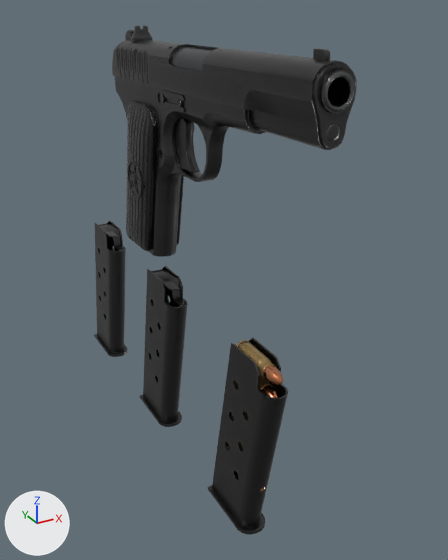
An edit to the glTF model public/models/tt-33.glb, drawn before and after from the same camera.
Both versions are drawn from a 50 mm camera at (-0.136, -0.268, 0.076) aimed at (0.026, 0.027, -0.072). Lighting does not change. The marker at lower left points along +X, +Y and +Z. The picture after the commit comes second. Where no turn or scale is listed for an object, it has been applied to the vertices. Vertices at exactly the same position are counted once.
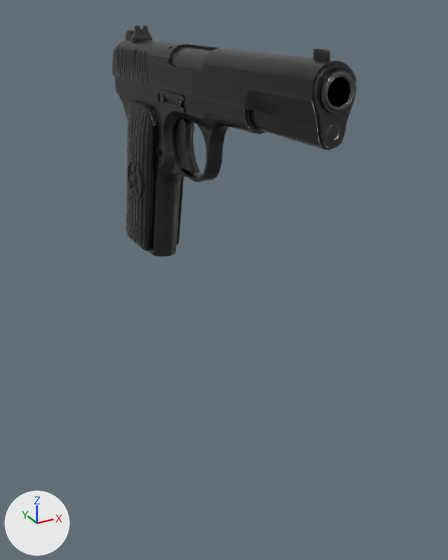
Where the newer file only moved an object's origin or applied its transform, the numbers keep the older frame.

Changed parts and their boxes (x1, y1, x2, y2) in the pictures (448 x 560 px):
'Object_2', reshaped (8% narrower, 55% shorter): before (94, 30, 355, 535); after (115, 30, 355, 257)
part 1 of me_object_0, deleted: before (94, 221, 288, 535)

Diff of the bpy script that builds the scene:
```diff
--- a/public/models/tt-33.glb.py
+++ b/public/models/tt-33.glb.py
@@ me_object_0 @@
 # used by ob_object_2; location = (0.0005, 0.0464, -0.0612)
-me_object_0.from_pydata(...)  # 5885 vertices, 11663 faces; spans x -0.014..0.014, y -0.147..0.147, z -0.125..0.125
+me_object_0.from_pydata(...)  # 2329 vertices, 4472 faces; spans x -0.014..0.014, y -0.147..0.053, z 0.003..0.125
+# me_object_0 part 1: 19 loose pieces with 3554 vertices, spanning x -0.009..0.008, y -0.122..0.147, z -0.125..-0.011, are deleted
+# other edits to the shape of me_object_0 do not show in these pictures
 me_object_0.materials.append(mat_tt_checker_4096x4096_uv_grid)
```
